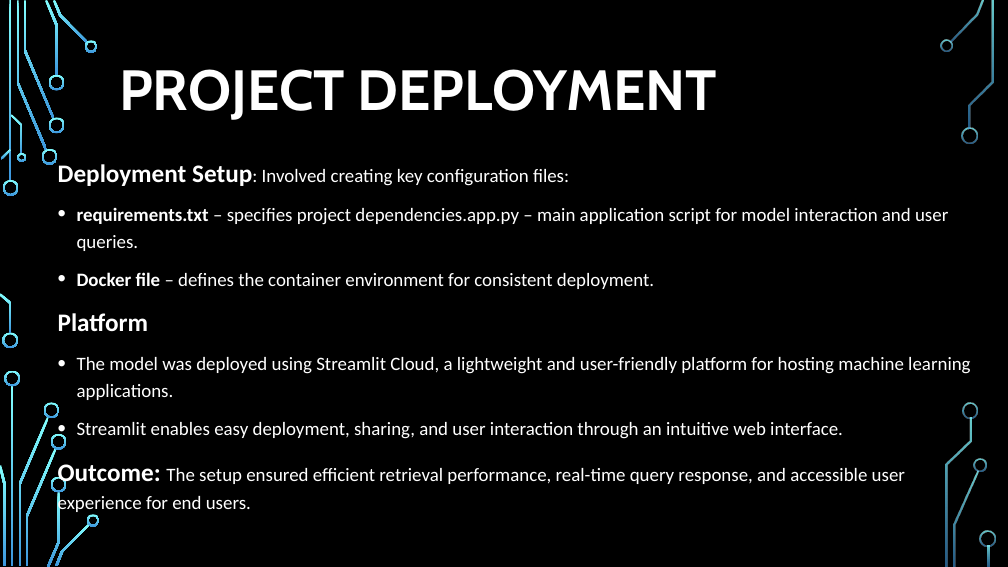
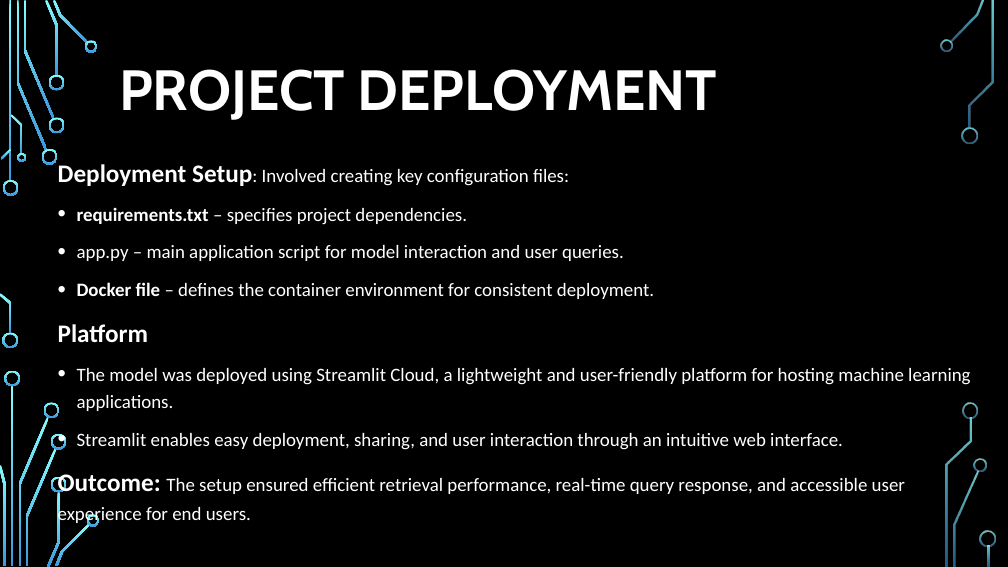
Before and after one commit to jodida01/Group_5_Capstone_Project, a slide deck: slide 14 of Presentation.pptx. Drawn at 1008x567 pixels with LibreOffice and Linux fonts; fonts in the diff are those of the drawing; background and template pictures are left out. Boxes give left, top, right and bottom in pixels: in the first picture for what was removed or moved away, otherwise in the second. Text is boxed around its words. In the diff, an @@ line names an element or a change of style, - is before the commit and + after.

```diff
--- a/Presentation.pptx
+++ b/Presentation.pptx
@@ text at [77,208,624,261]: text changed @@
-• requirements.txt – specifies project dependencies.app.py – main application script for model interaction and user queries.
+• requirements.txt – specifies project dependencies.
+• app.py – main application script for model interaction and user queries.
```
Also in this commit, not shown: 4 other slides changed, 3 other files.
